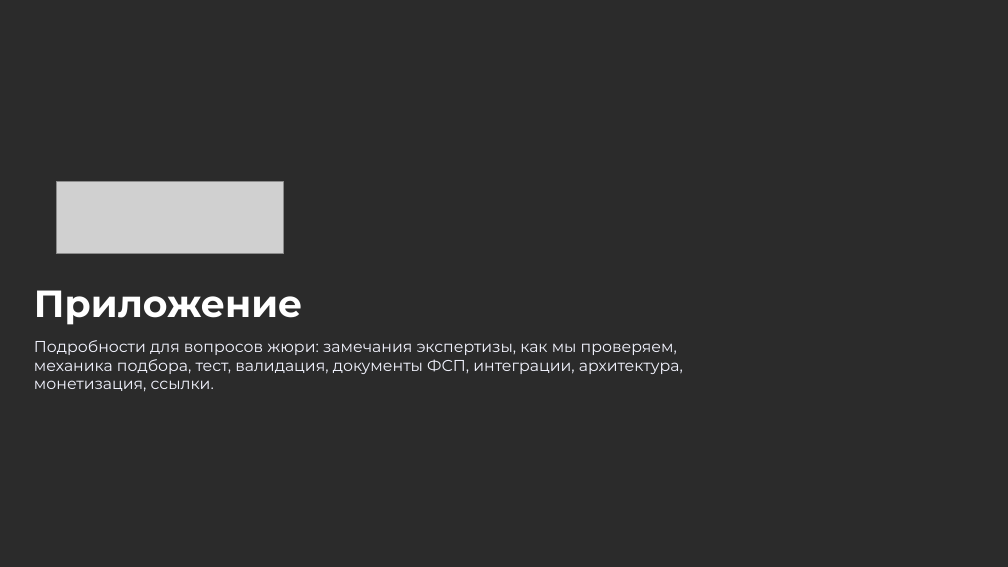
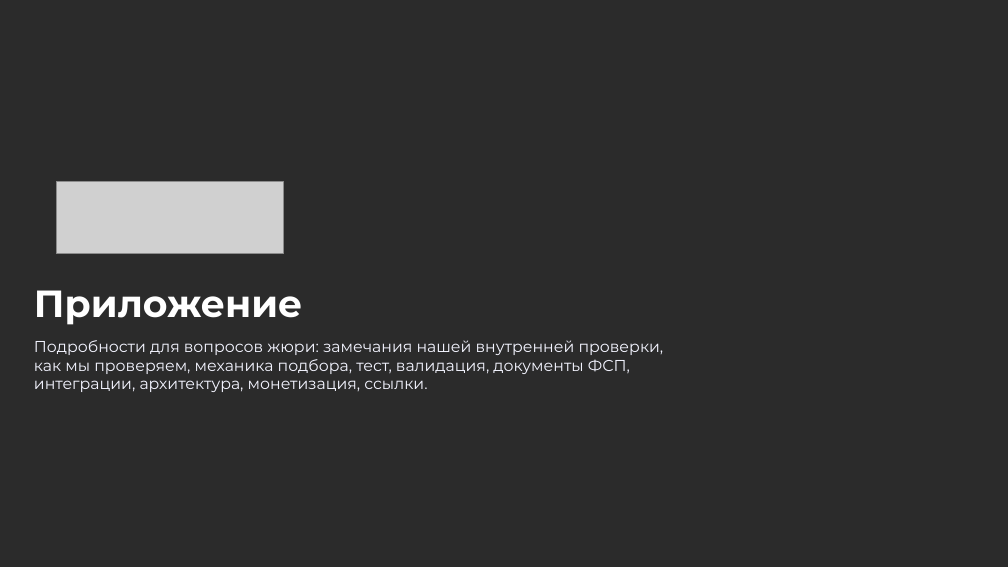
Before and after one commit to neuropeopleteam-afk/draft, a slide deck: slide 12 of docs/presentation/Draft_presentation.pptx. Drawn at 1008x567 pixels with LibreOffice and Linux fonts; fonts in the diff are those of the drawing; grey boxes stand for pictures; background and template pictures are left out; a plain dark background stands for a picture behind light text. Boxes give left, top, right and bottom in pixels: in the first picture for what was removed or moved away, otherwise in the second. Text is boxed around its words. In the diff, an @@ line names an element or a change of style, - is before the commit and + after.

```diff
--- a/docs/presentation/Draft_presentation.pptx
+++ b/docs/presentation/Draft_presentation.pptx
@@ text at bbox=[34, 340, 664, 392]: text changed @@
-Подробности для вопросов жюри: замечания экспертизы, как мы проверяем, механика подбора, тест, валидация, документы ФСП, интеграции, архитектура, монетизация, ссылки.
+Подробности для вопросов жюри: замечания нашей внутренней проверки, как мы проверяем, механика подбора, тест, валидация, документы ФСП, интеграции, архитектура, монетизация, ссылки.
```
Also in this commit, not shown: 1 other slide changed, 9 other files.
